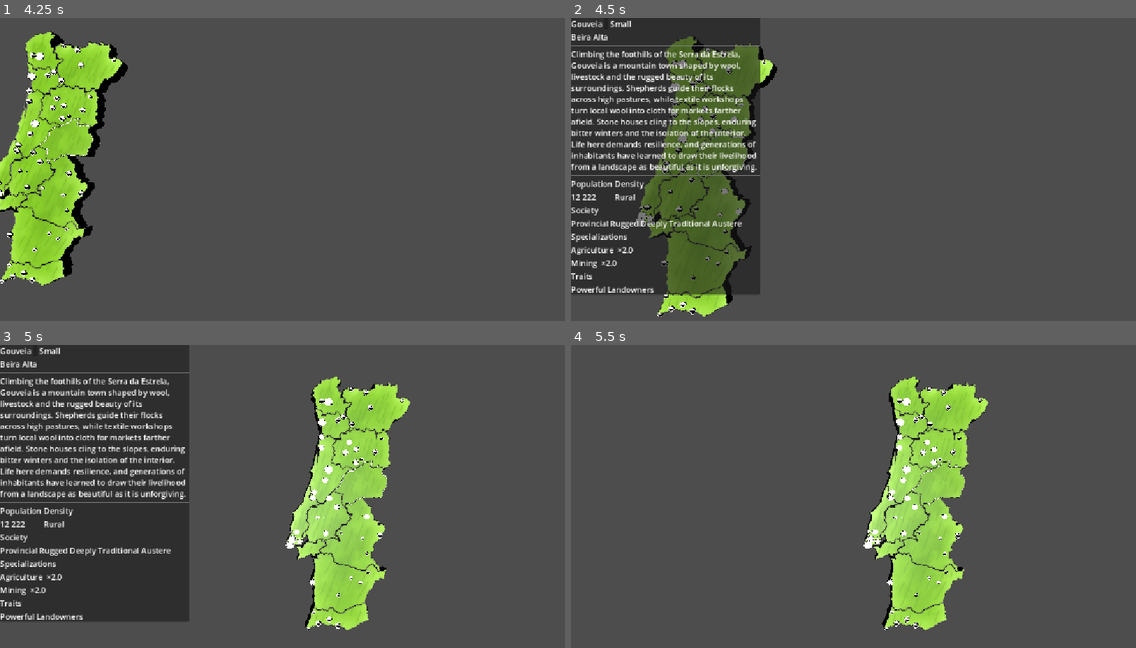
Above: before the commit, frames 1-4 (two rows, left to right).
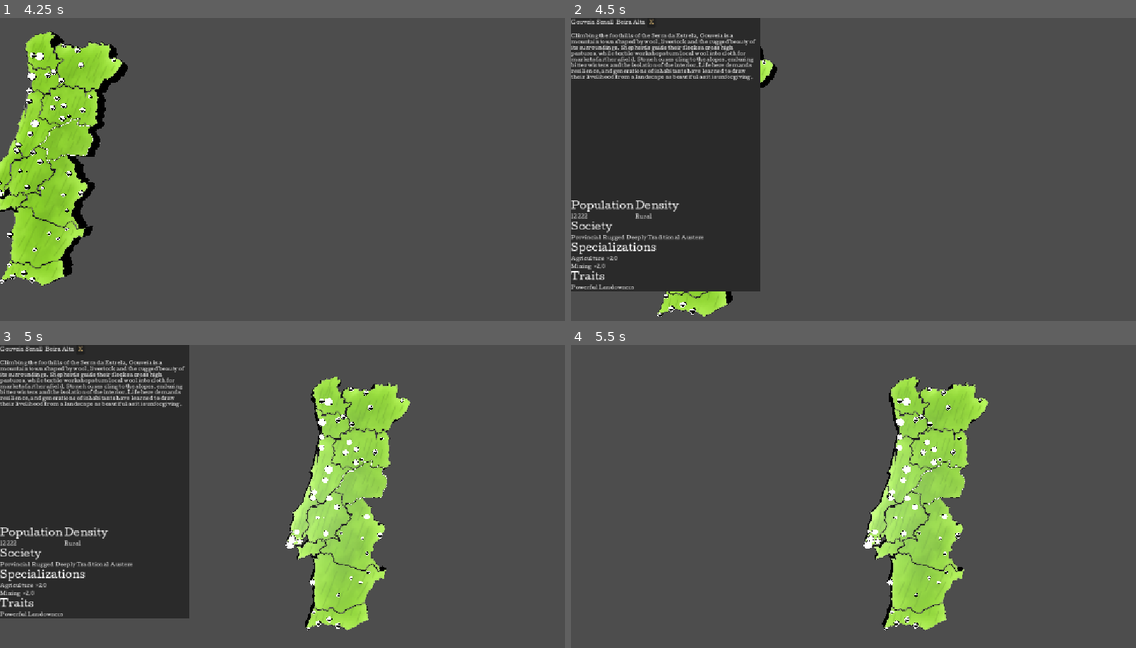
Above: after the commit, the same moments.

Repository: Rleite21/To-Govern-a-Storm--PROPER-
Game: Godot game, scene res://tscn/Portugal Map.tscn
Two runs of this game, one before a commit and one after it. Both use one fixed random seed, a clock stepped at 60 frames per second and the inputs below.
Inputs (mouse positions are in pixels of both pictures, inside the frame that each line leads up to; where the layout moved, square brackets give the same spot in the first picture):
- Up to frame 1 (4.25 s): tap Enter at 0.5, 2.75 s; move the mouse to (406, 160) at 0.52 s; hold D 0.53-1.28 s; hold Q 0.53-1.28 s; click (406, 160) at 0.67 s; tap Space at 0.77, 1.52, 2, 3.02, 3.5, 3.77 s; move the mouse to (169, 193) at 1.27 s; hold S 1.28-2.03 s; tap E at 1.35 s; click (169, 193) at 1.42 s; move the mouse to (339, 105) at 2.02 s; hold D 2.03-2.78 s; hold Ctrl 2.03-2.78 s; click (339, 105) at 2.17 s; move the mouse to (254, 239) at 2.77 s; hold W 2.78-3.53 s; tap Q at 2.85 s; click (254, 239) at 2.92 s; move the mouse to (452, 224) at 3.52 s; hold A from 3.53 s (still down); hold E from 3.53 s (still down); click (452, 224) at 3.67 s
- Up to frame 2 (4.5 s): keep holding A; move the mouse to (684, 130) at 4.27 s; release E at 4.28 s; tap Ctrl at 4.35 s; click (684, 130) at 4.42 s
- Up to frame 3 (5 s): keep holding A; tap Space at 4.52 s
- Up to frame 4 (5.5 s): release A at 5 s; click (650, 351) [604, 351] at 5 s

Frame 1 is identical in both runs. In frame 2, 18% of the frame differs, in the area x 0-34%, y 0-92%; in frame 3, 8.5%; in frame 4, nothing differs.

Commit message:
Updated City_Tab

Diff:
--- a/UI/Map_Camera.gd
+++ b/UI/Map_Camera.gd
@@ -1,19 +1,15 @@
-
 extends Camera3D
 
 @export var move_speed: float = 10.0
 @export var turn_speed: float = 1.5
 @export var mouse_sensitivity: float = 0.003
 
-# Zoom limits
 @export var zoom_speed: float = 2.0
 @export var min_fov: float = 25.0
 @export var max_fov: float = 90.0
 
-# Look up/down limit
 @export var max_pitch: float = 1.4
 
-# Vertical movement limits in world space
 @export var min_height: float = 1.0
 @export var max_height: float = 20.0
 
@@ -27,7 +23,9 @@
 	pitch = rotation.x
 
 
-func _input(event: InputEvent) -> void:
+# _unhandled_input only receives events that the UI (Controls) did not consume,
+# so scrolling over the CityTab no longer zooms the camera.
+func _unhandled_input(event: InputEvent) -> void:
 	# Hold middle mouse to rotate the camera.
 	if event is InputEventMouseButton:
 		if event.button_index == MOUSE_BUTTON_MIDDLE:
--- a/UI/city_tab.gd
+++ b/UI/city_tab.gd
@@ -11,12 +11,13 @@
 	"Frontier Minded", "Progressive", "Patriotic"
 ]
 
-const VBOX := "PanelContainer/VBox/"
+const VBOX := "ScrollContainer/VBox/"
+
 
 @onready var name_label: Label = get_node(VBOX + "Header/NameLabel")
 @onready var tier_label: Label = get_node(VBOX + "Header/TierLabel")
 @onready var close_button: Button = get_node(VBOX + "Header/CloseButton")
-@onready var province_label: Label = get_node(VBOX + "ProvinceLabel")
+@onready var province_label: Label = get_node(VBOX + "Header/ProvinceLabel")
 @onready var description_label: RichTextLabel = get_node(VBOX + "DescriptionLabel")
 @onready var population_label: Label = get_node(VBOX + "Stats/PopulationLabel")
 @onready var density_label: Label = get_node(VBOX + "Stats/DensityLabel")
@@ -27,6 +28,10 @@
 func _ready() -> void:
 	close_button.pressed.connect(close)
 	visible = false
+
+func _gui_input(event: InputEvent) -> void:
+	if event is InputEventMouseButton:
+		accept_event()
 
 func show_city(data: CityData) -> void:
 	if data == null:
--- /dev/null
+++ b/UI/ui_theme.tres
@@ -0,0 +1,15 @@
+[gd_resource type="Theme" format=3 uid="uid://b6cm0nocpc35k"]
+
+[ext_resource type="FontFile" uid="uid://b05nxse0fque1" path="res://UI/Cutive-Regular.ttf" id="1_it55r"]
+
+[sub_resource type="StyleBoxFlat" id="StyleBoxFlat_p8160"]
+bg_color = Color(0.16470589, 0.16470589, 0.16470589, 1)
+
+[resource]
+default_font = ExtResource("1_it55r")
+default_font_size = 10
+Button/colors/font_color = Color(0.7882353, 0.6627451, 0.41960785, 1)
+Button/colors/icon_normal_color = Color(0, 0, 0, 1)
+ScrollContainer/colors/scroll_hint_horizontal_color = Color(0, 0, 0, 1)
+ScrollContainer/colors/scroll_hint_vertical_color = Color(0, 0, 0, 1)
+ScrollContainer/styles/panel = SubResource("StyleBoxFlat_p8160")
--- a/project.godot
+++ b/project.godot
@@ -20,6 +20,10 @@
 window/stretch/mode="canvas_items"
 window/stretch/aspect="expand"
 
+[gui]
+
+theme/custom="uid://b6cm0nocpc35k"
+
 [physics]
 
 3d/physics_engine="Jolt Physics"
--- a/tscn/UI/City_Tab.tscn
+++ b/tscn/UI/City_Tab.tscn
@@ -1,6 +1,21 @@
 [gd_scene format=3 uid="uid://cisd305cg8krh"]
 
 [ext_resource type="Script" uid="uid://covr643g4mpxm" path="res://UI/city_tab.gd" id="1_ikkh7"]
+
+[sub_resource type="LabelSettings" id="LabelSettings_ikkh7"]
+font_size = 20
+
+[sub_resource type="LabelSettings" id="LabelSettings_3ad8n"]
+font_size = 20
+
+[sub_resource type="LabelSettings" id="LabelSettings_it55r"]
+font_size = 20
+
+[sub_resource type="LabelSettings" id="LabelSettings_p8160"]
+font_size = 20
+
+[sub_resource type="LabelSettings" id="LabelSettings_6tkuj"]
+font_size = 20
 
 [node name="CityTab" type="Control" unique_id=1226605598]
 layout_mode = 3
@@ -11,78 +26,88 @@
 grow_vertical = 2
 script = ExtResource("1_ikkh7")
 
-[node name="PanelContainer" type="PanelContainer" parent="." unique_id=2044181432]
+[node name="ScrollContainer" type="ScrollContainer" parent="." unique_id=1003018428]
 layout_mode = 1
 anchors_preset = -1
 anchor_right = 0.3
 anchor_bottom = 0.8
 offset_right = 40.0
 offset_bottom = 40.0
+mouse_filter = 0
 
-[node name="VBox" type="VBoxContainer" parent="PanelContainer" unique_id=11513643]
+[node name="VBox" type="VBoxContainer" parent="ScrollContainer" unique_id=11513643]
+layout_mode = 2
+size_flags_horizontal = 3
+size_flags_vertical = 3
+
+[node name="Header" type="HBoxContainer" parent="ScrollContainer/VBox" unique_id=1021751646]
 layout_mode = 2
 
-[node name="Header" type="HBoxContainer" parent="PanelContainer/VBox" unique_id=1021751646]
+[node name="NameLabel" type="Label" parent="ScrollContainer/VBox/Header" unique_id=1008583762]
 layout_mode = 2
 
-[node name="NameLabel" type="Label" parent="PanelContainer/VBox/Header" unique_id=1008583762]
+[node name="TierLabel" type="Label" parent="ScrollContainer/VBox/Header" unique_id=1514077551]
 layout_mode = 2
 
-[node name="CloseButton" type="Button" parent="PanelContainer/VBox/Header" unique_id=1874354015]
+[node name="ProvinceLabel" type="Label" parent="ScrollContainer/VBox/Header" unique_id=698407173]
 layout_mode = 2
 
-[node name="TierLabel" type="Label" parent="PanelContainer/VBox/Header" unique_id=1514077551]
+[node name="CloseButton" type="Button" parent="ScrollContainer/VBox/Header" unique_id=1874354015]
+layout_mode = 2
+text = "X"
+
+[node name="HSeparator" type="HSeparator" parent="ScrollContainer/VBox" unique_id=311788441]
 layout_mode = 2
 
-[node name="ProvinceLabel" type="Label" parent="PanelContainer/VBox" unique_id=698407173]
-layout_mode = 2
-
-[node name="HSeparator" type="HSeparator" parent="PanelContainer/VBox" unique_id=311788441]
-layout_mode = 2
-
-[node name="DescriptionLabel" type="RichTextLabel" parent="PanelContainer/VBox" unique_id=1606731677]
+[node name="DescriptionLabel" type="RichTextLabel" parent="ScrollContainer/VBox" unique_id=1606731677]
 layout_mode = 2
 size_flags_vertical = 3
 fit_content = true
+scroll_following = true
 
-[node name="HSeparator2" type="HSeparator" parent="PanelContainer/VBox" unique_id=158896861]
+[node name="HSeparator2" type="HSeparator" parent="ScrollContainer/VBox" unique_id=158896861]
 layout_mode = 2
 
-[node name="Stats" type="GridContainer" parent="PanelContainer/VBox" unique_id=498628557]
+[node name="Stats" type="GridContainer" parent="ScrollContainer/VBox" unique_id=498628557]
 layout_mode = 2
 columns = 2
 
-[node name="Label" type="Label" parent="PanelContainer/VBox/Stats" unique_id=1637490244]
+[node name="Label" type="Label" parent="ScrollContainer/VBox/Stats" unique_id=1637490244]
 layout_mode = 2
 text = "Population"
+label_settings = SubResource("LabelSettings_ikkh7")
 
-[node name="Label2" type="Label" parent="PanelContainer/VBox/Stats" unique_id=1765972966]
+[node name="Label2" type="Label" parent="ScrollContainer/VBox/Stats" unique_id=1765972966]
 layout_mode = 2
 text = "Density"
+label_settings = SubResource("LabelSettings_3ad8n")
 
-[node name="PopulationLabel" type="Label" parent="PanelContainer/VBox/Stats" unique_id=584126907]
+[node name="PopulationLabel" type="Label" parent="ScrollContainer/VBox/Stats" unique_id=584126907]
 layout_mode = 2
 
-[node name="DensityLabel" type="Label" parent="PanelContainer/VBox/Stats" unique_id=1230229610]
+[node name="DensityLabel" type="Label" parent="ScrollContainer/VBox/Stats" unique_id=1230229610]
 layout_mode = 2
 
-[node name="Label" type="Label" parent="PanelContainer/VBox" unique_id=178555464]
+[node name="Label" type="Label" parent="ScrollContainer/VBox" unique_id=178555464]
 layout_mode = 2
 text = "Society"
+label_settings = SubResource("LabelSettings_it55r")
 
-[node name="SocietyBox" type="HFlowContainer" parent="PanelContainer/VBox" unique_id=50401190]
+[node name="SocietyBox" type="HFlowContainer" parent="ScrollContainer/VBox" unique_id=50401190]
 layout_mode = 2
 
-[node name="Label2" type="Label" parent="PanelContainer/VBox" unique_id=1436504290]
+[node name="Label2" type="Label" parent="ScrollContainer/VBox" unique_id=1436504290]
 layout_mode = 2
 text = "Specializations"
+label_settings = SubResource("LabelSettings_p8160")
 
-[node name="SpecializationsBox" type="VBoxContainer" parent="PanelContainer/VBox" unique_id=754557123]
+[node name="SpecializationsBox" type="VBoxContainer" parent="ScrollContainer/VBox" unique_id=754557123]
 layout_mode = 2
 
-[node name="Label3" type="Label" parent="PanelContainer/VBox" unique_id=955750253]
+[node name="Label3" type="Label" parent="ScrollContainer/VBox" unique_id=955750253]
 layout_mode = 2
 text = "Traits"
+label_settings = SubResource("LabelSettings_6tkuj")
 
-[node name="TraitsBox" type="HFlowContainer" parent="PanelContainer/VBox" unique_id=814988529]
+[node name="TraitsBox" type="HFlowContainer" parent="ScrollContainer/VBox" unique_id=814988529]
 layout_mode = 2
Binary file added: UI/Cutive-Regular.ttf
Not shown, added: UI/Cutive-Regular.ttf.import
